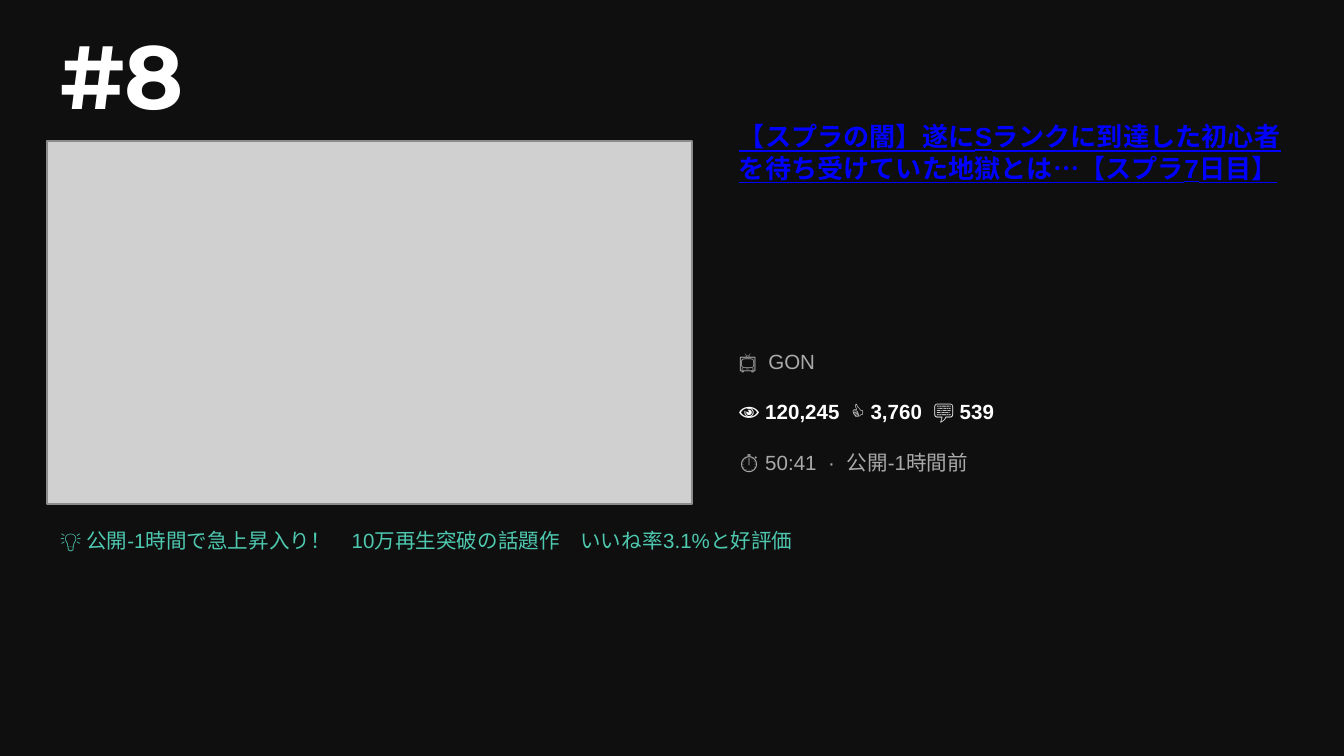
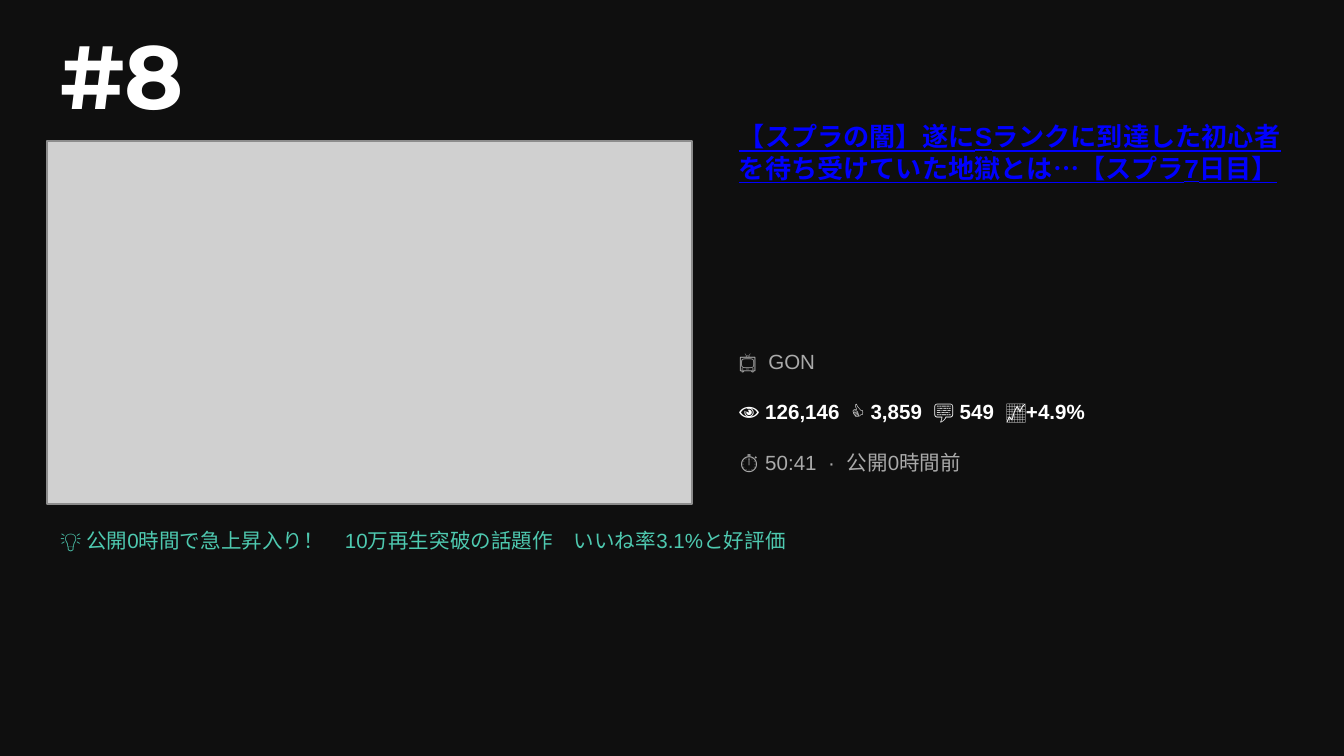
Before and after one commit to asaneasaburo0910-hub/youtube-crawler, a slide deck: slide 4 of youtube_ranking_20260513.pptx. Drawn at 1344x756 pixels with LibreOffice and Linux fonts; fonts in the diff are those of the drawing; grey boxes stand for pictures. Boxes give left, top, right and bottom in pixels: in the first picture for what was removed or moved away, otherwise in the second. Text is boxed around its words. In the diff, an @@ line names an element or a change of style, - is before the commit and + after.

```diff
--- a/youtube_ranking_20260513.pptx
+++ b/youtube_ranking_20260513.pptx
@@ text at [765, 404, 1085, 423]: text changed @@
-👁 120,245 👍 3,760 💬 539
+👁 126,146 👍 3,859 💬 549 📈+4.9%
@@ text at [765, 453, 961, 472]: text changed @@
-⏱ 50:41 · 公開-1時間前
+⏱ 50:41 · 公開0時間前
@@ text at [86, 531, 786, 550]: text changed @@
-💡 公開-1時間で急上昇入り！ 10万再生突破の話題作 いいね率3.1%と好評価
+💡 公開0時間で急上昇入り！ 10万再生突破の話題作 いいね率3.1%と好評価
```
Also in this commit, not shown: 13 other slides changed.
